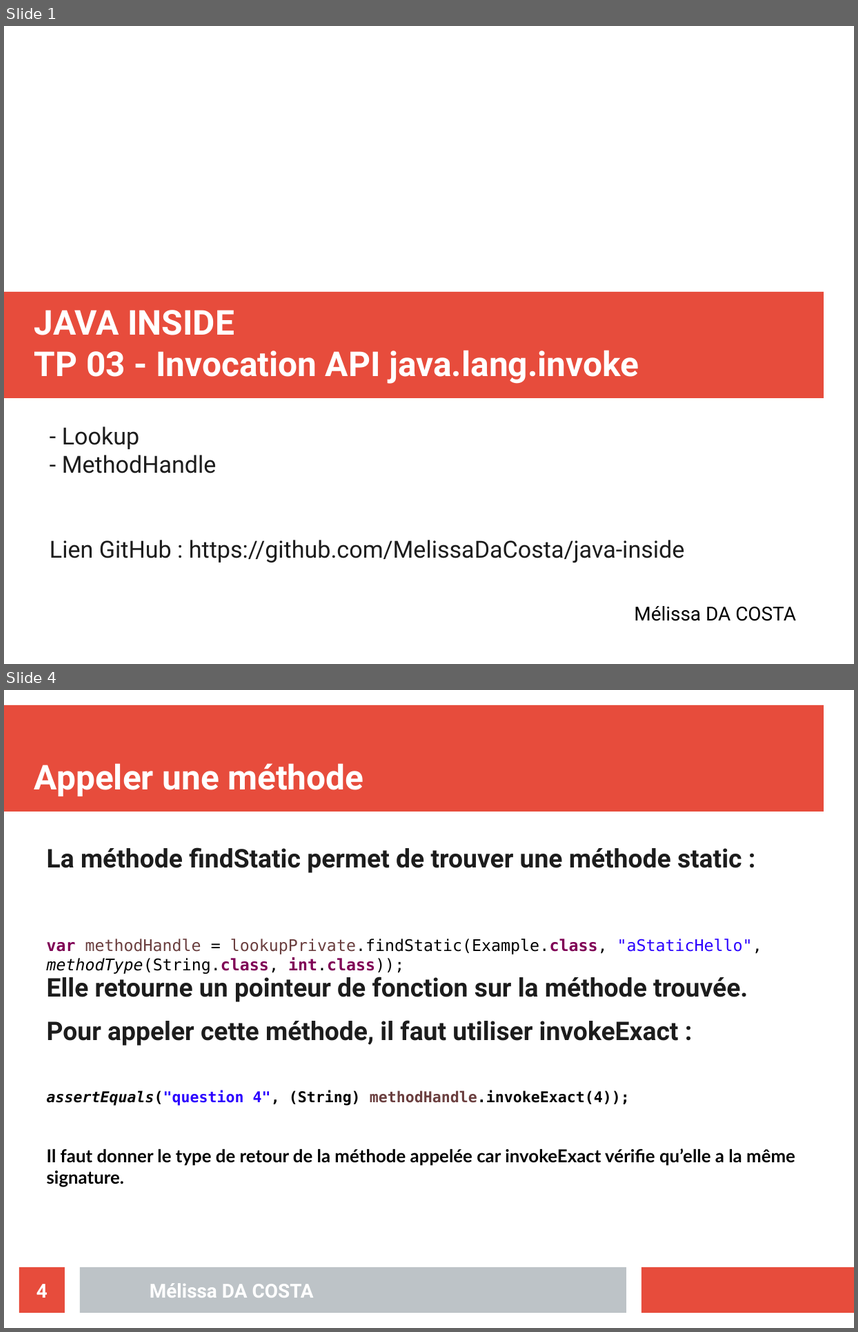
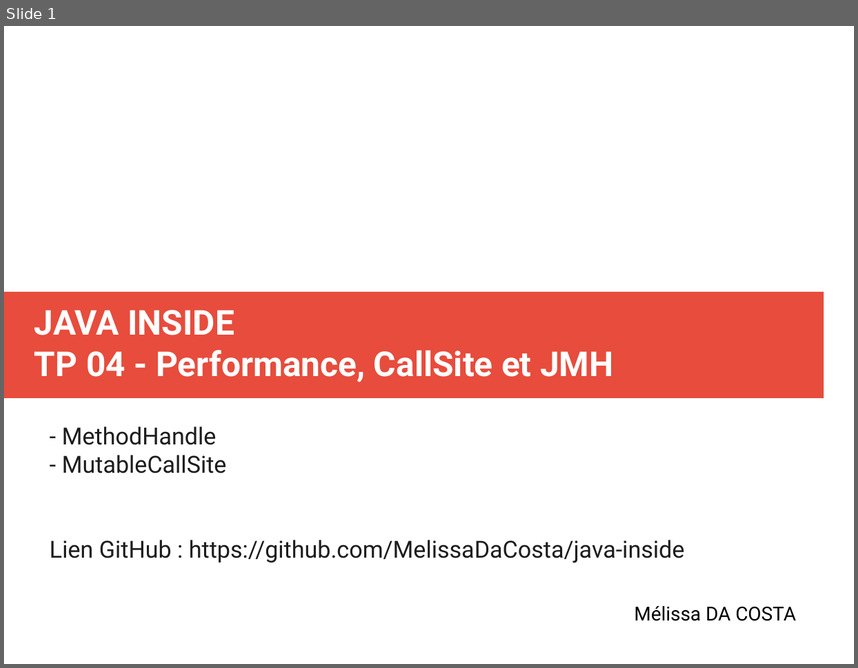
Before and after one commit to MelissaDaCosta/java-inside, a slide deck: lab4/Mélissa_DA_COSTA_slides_TP04.odp. Shown one above the other, each under a label of ours: slides 1 and 4 before the commit, slide 1 after it; the slides between them are not shown. The pictures are 858x1332 and 858x668 pixels, drawn with LibreOffice and Linux fonts; fonts in the diff are those of the drawing. Boxes give left, top, right and bottom in pixels: in the first picture for what was removed or moved away, otherwise in the second. Text is boxed around its words. In the diff, an @@ line names an element or a change of style, - is before the commit and + after.

```diff
--- a/lab4/Mélissa_DA_COSTA_slides_TP04.odp
+++ b/lab4/Mélissa_DA_COSTA_slides_TP04.odp
@@ slide 4 removed at box(4, 690, 854, 1328), background #FFFFFF @@
@@ rectangle removed at box(4, 705, 824, 812) @@
@@ title removed at box(34, 763, 363, 796) @@
-Appeler une méthode
@@ text removed at box(47, 847, 795, 1187) @@
-La méthode findStatic permet de trouver une méthode static :
-Elle retourne un pointeur de fonction sur la méthode trouvée.
-Pour appeler cette méthode, il faut utiliser invokeExact :
-assertEquals("question 4", (String) methodHandle.invokeExact(4));
-Il faut donner le type de retour de la méthode appelée car invokeExact vérifie qu’elle a la même signature.
@@ text removed at box(47, 938, 762, 974) @@
-var methodHandle = lookupPrivate.findStatic(Example.class, "aStaticHello", methodType(String.class, int.class));
@@ page number removed at box(19, 1267, 65, 1312) @@
-4
@@ rectangle removed at box(80, 1267, 626, 1312) @@
@@ rectangle removed at box(642, 1267, 854, 1312) @@
@@ text removed at box(150, 1283, 314, 1297) @@
-Mélissa DA COSTA
@@ slide 1 changed as well @@
@@ title at box(34, 310, 613, 382): text changed @@
-JAVA INSIDE
-TP 03 - Invocation API java.lang.invoke
+JAVA INSIDE
+TP 04 - Performance, CallSite et JMH
@@ subtitle at box(62, 426, 139, 449): paragraph removed @@
-- Lookup
@@ subtitle at box(62, 454, 227, 473): paragraph added @@
+- MutableCallSite
```
Also in this commit, not shown: 6 slides added, 6 other slides removed, 1 other file.
